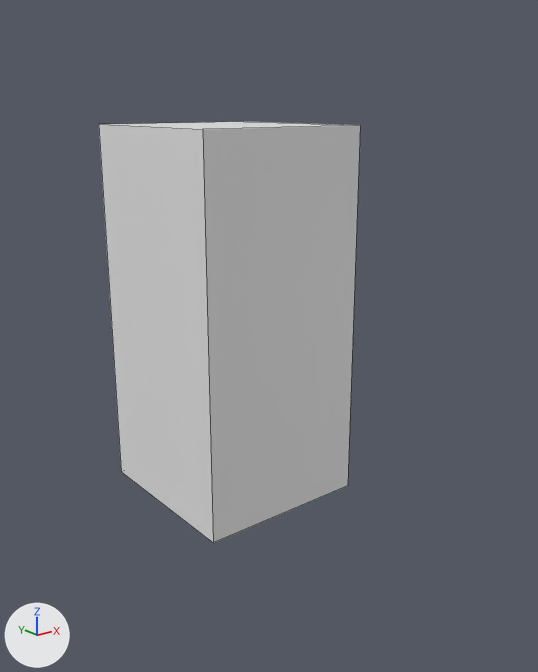
A saved change to the Blender file Santuario_Lajas.blend.
Both versions are drawn from a 50 mm lens placed at (-28.0, -39.1, 26.7), pointed at (1.8, -2.0, 11.9). The lights are fixed; the arrows at lower left show +X, +Y and +Z. Mesh edges are drawn as thin lines.
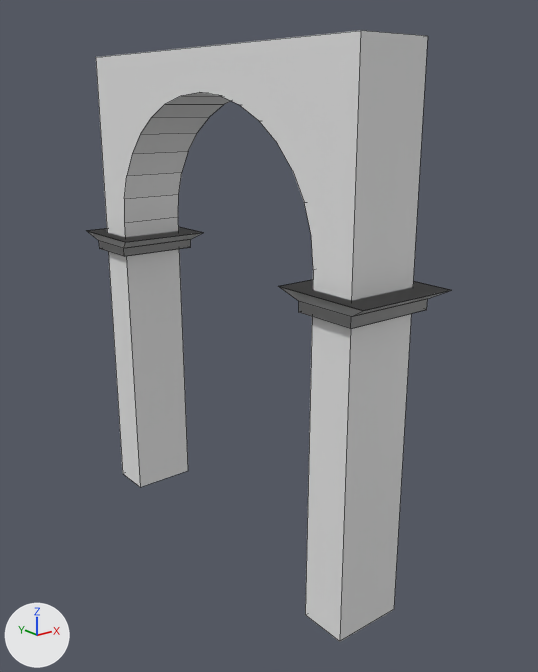
What changed in the scene script:
```text
Add me_cylinder_002:
    me_cylinder_002.from_pydata(...)  # 64 vertices, 34 faces; spans x -1.0..4.37, y -1.0..1.0, z -1.0..1.0
Add me_cube_003:
    me_cube_003.from_pydata(...)  # 12 vertices, 10 faces; spans x -1.15..1.15, y -1.62..1.62, z -1.0..3.08
Change ob_cube:
    ob_cube.location: (0.0, 0.0, 13.21) -> (0.42, 0.0, 13.21)
    ob_cube.scale: (5.73, 5.89, 12.2) -> (2.32, 13.3, 16.6)
    add _m = ob_cube.modifiers.new('Boolean', 'BOOLEAN')
    add _m.object = ob_cylinder
Add ob_cylinder:
    ob_cylinder = bpy.data.objects.new('Cylinder', me_cylinder_002)
    ob_cylinder.location = (-0.0394, 0.0318, 18.31)
    ob_cylinder.rotation_euler = (0.0, 1.571, 0.0)  # degrees (0, 90, 0)
    ob_cylinder.scale = (9.0, 10.4, 7.95)
    ob_cylinder.hide_set(True)
Add ob_cube_003:
    ob_cube_003 = bpy.data.objects.new('Cube.003', me_cube_003)
    ob_cube_003.location = (0.44, 11.76, 16.25)
    ob_cube_003.scale = (2.9, 1.98, 0.31)
    _m = ob_cube_003.modifiers.new('Mirror', 'MIRROR')
Add ob_cube_001:
    ob_cube_001 = bpy.data.objects.new('Cube.001', me_cube_003.copy())
    ob_cube_001.location = (0.43, -11.82, 16.25)
    ob_cube_001.scale = (2.9, 1.98, 0.31)
    _m = ob_cube_001.modifiers.new('Mirror', 'MIRROR')
```

Pixel boxes [x1, y1, x2, y2] of what changed, in the pictures (538 x 672 px):
'Cube', moved, rescaled, modifiers changed (27% wider, 45% taller)
    before: [99, 122, 360, 543]
    after: [96, 30, 428, 641]
'Cube.001', added
    after: [278, 280, 451, 329]
'Cube.003', added
    after: [87, 227, 204, 256]
